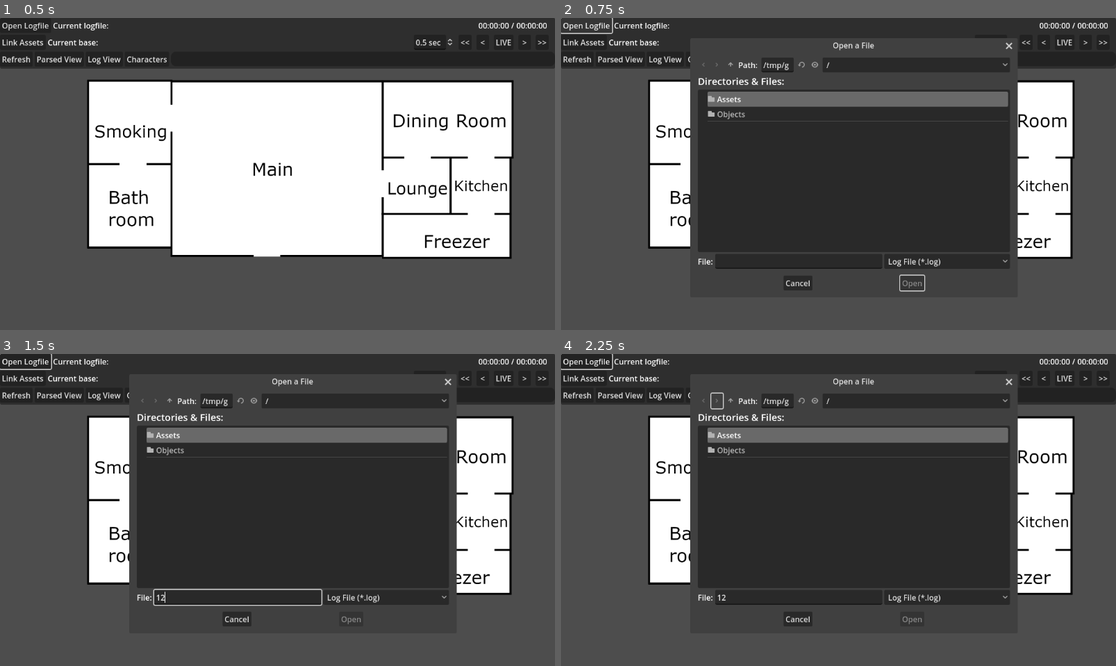
Above: before the commit, frames 1-4 (two rows, left to right).
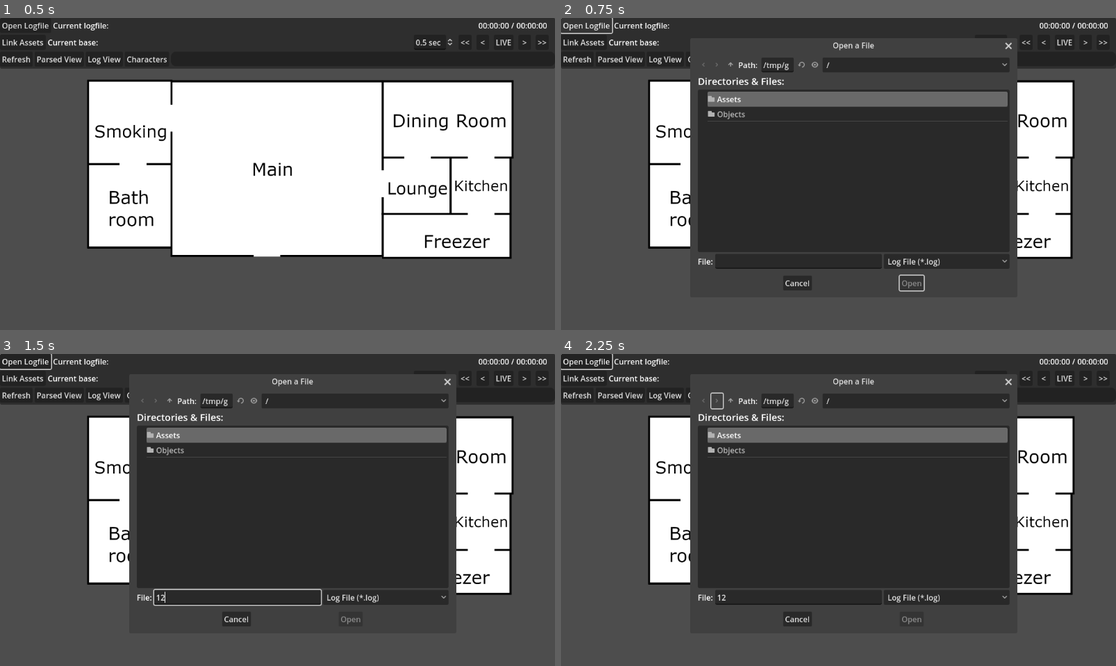
Above: after the commit, the same moments.

Repository: Crystalwarrior/AO2-LogReader
Game: Godot game, scene res://view.tscn
The game is run twice, just before and just after one commit, with the same random seed, the same clock (stepped at 60 frames per second) and the same inputs.
Inputs (mouse positions are in pixels of both pictures, inside the frame that each line leads up to):
- Up to frame 1 (0.5 s): no input
- Up to frame 2 (0.75 s): click "Open Logfile" at 0.5 s
- Up to frame 3 (1.5 s): click (238, 597) at 1.27 s; type "12" at 1.35 s
- Up to frame 4 (2.25 s): click (716, 400) at 2 s

Frame 1 is identical in both runs. In frame 2, 0.3% of the frame differs, in the area x 40-83%, y 7-88%; in frame 3, 0.3%; in frame 4, 0.3%.

Commit message:
add charfolder as default name for the characters lol

Diff:
--- a/main_window.gd
+++ b/main_window.gd
@@ -160,6 +160,7 @@
 			currentCharacter = create_character(characters.size())
 		if charfolder != "":
 			currentCharacter.charfolder = charfolder
+			currentCharacter.add_name(charfolder)
 		for currentName in nameArray:
 			if currentName != "":
 				currentCharacter.add_name(currentName)
